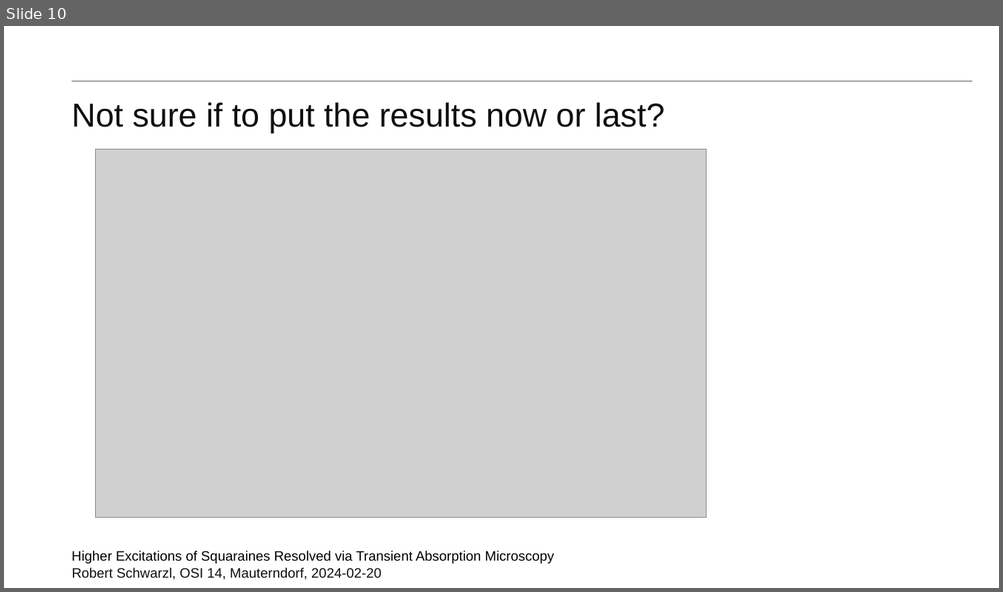
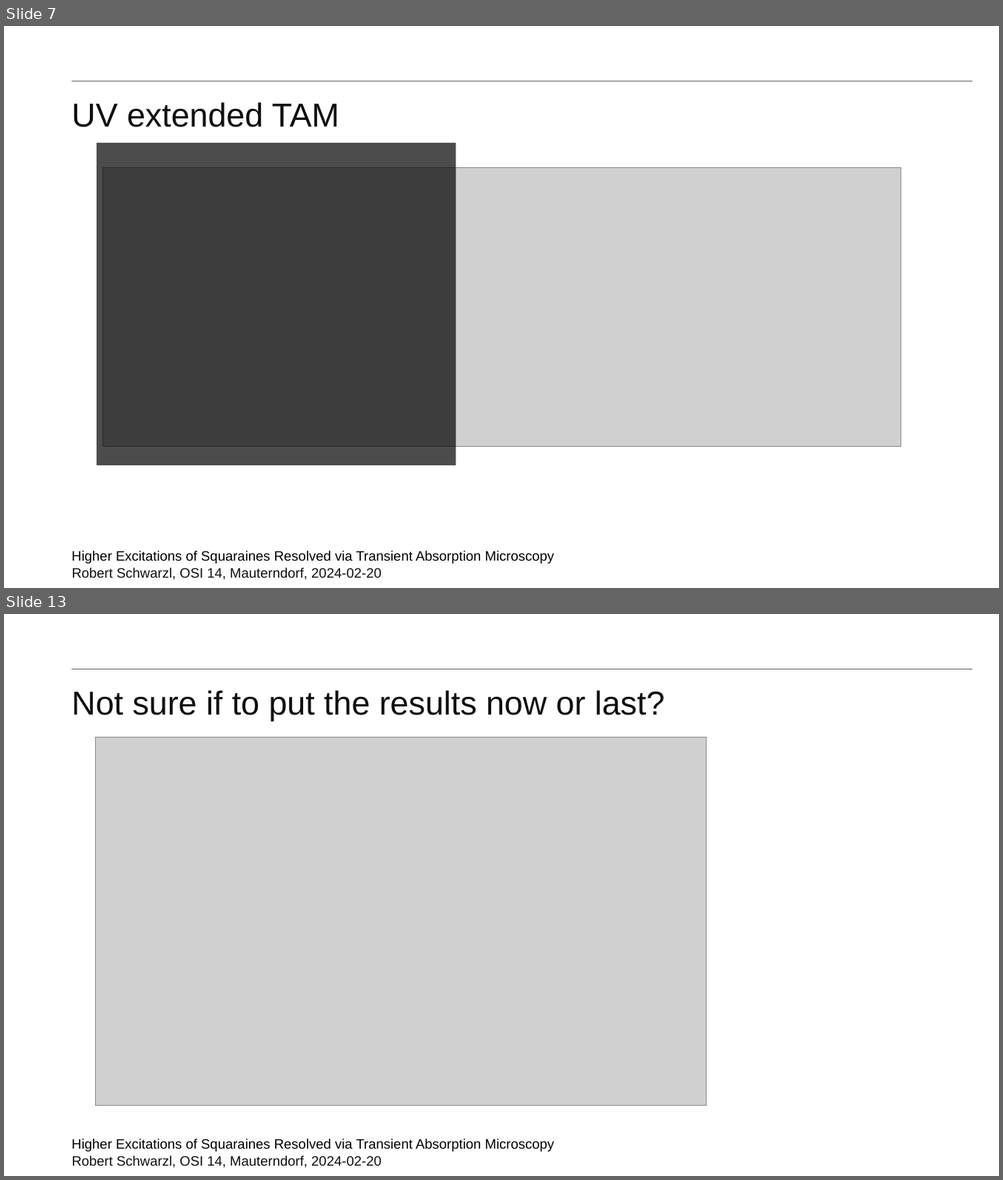
Before and after one commit to MJeindl/MasterProjectAlt, a slide deck: PresentationJeindlSeminar.pptx. Shown one above the other, each under a label of ours: slide 10 before the commit, slides 7 and 13 after it; the slides between them are not shown. The pictures are 1003x592 and 1003x1180 pixels, drawn with LibreOffice and Linux fonts; fonts in the diff are those of the drawing; grey boxes stand for pictures; background and template pictures are left out. Boxes give left, top, right and bottom in pixels: in the first picture for what was removed or moved away, otherwise in the second. Text is boxed around its words. In the diff, an @@ line names an element or a change of style, - is before the commit and + after.

```diff
--- a/PresentationJeindlSeminar.pptx
+++ b/PresentationJeindlSeminar.pptx
@@ slide 7 added at (x1=4, y1=26, x2=999, y2=588), background #FFFFFF; not listed: 1 template element that a slide beside it also shows @@
@@ page number added at (x1=4, y1=92, x2=51, y2=127), 14 pt, text #FFFFFF @@
+7
@@ title added at (x1=71, y1=102, x2=339, y2=127), 34 pt, text #0F0F0F @@
+UV extended TAM
@@ rectangle added at (x1=96, y1=143, x2=456, y2=466), fill #000000 at 70% opacity @@
@@ picture added at (x1=103, y1=167, x2=901, y2=446) @@
@@ text added at (x1=71, y1=551, x2=555, y2=564), 14 pt, text #000000 @@
+Higher Excitations of Squaraines Resolved via Transient Absorption Microscopy
@@ text added at (x1=72, y1=568, x2=381, y2=580), 14 pt, text #0F0F0F @@
+Robert Schwarzl, OSI 14, Mauterndorf, 2024-02-20
@@ what was slide 10 is now slide 13 @@
```
Also in this commit, not shown: 11 slides changed, 1 other slide added, 1 other file.
